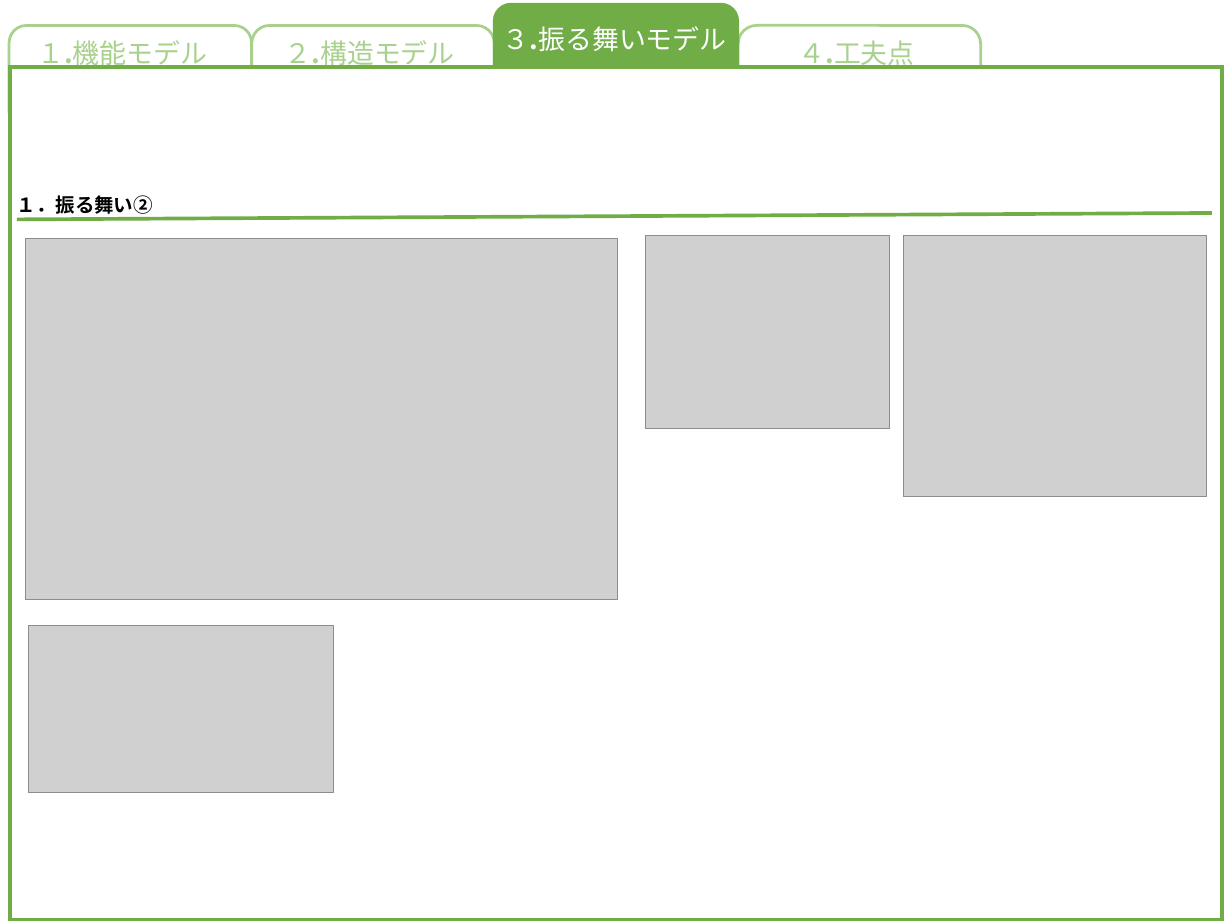
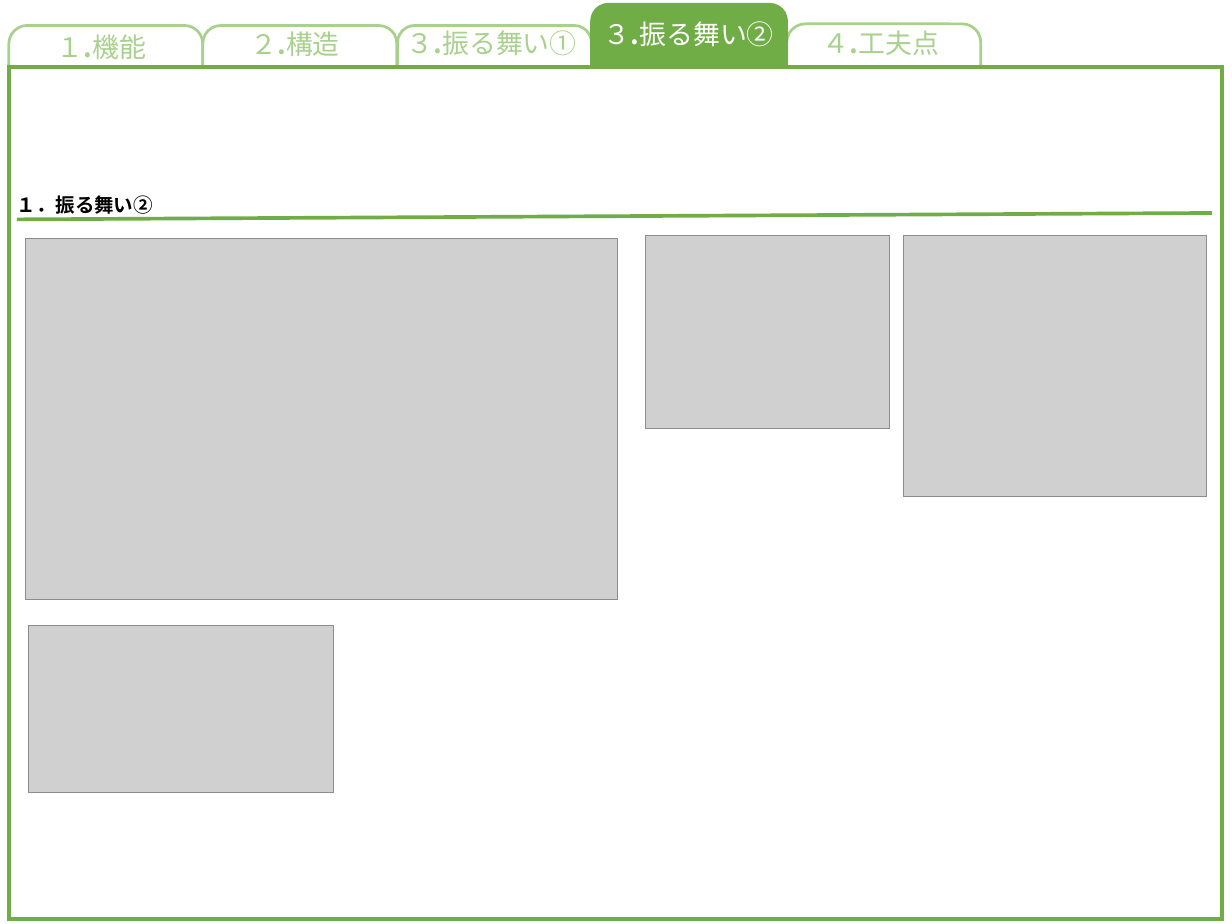
Before and after one commit to akita-lab-2019/model, a slide deck: slide 5 of model_file_template_primary.pptx. Drawn at 1232x924 pixels with LibreOffice and Linux fonts; fonts in the diff are those of the drawing; grey boxes stand for pictures. Boxes give left, top, right and bottom in pixels: in the first picture for what was removed or moved away, otherwise in the second. Text is boxed around its words. In the diff, an @@ line names an element or a change of style, - is before the commit and + after.

```diff
--- a/model_file_template_primary.pptx
+++ b/model_file_template_primary.pptx
@@ rounded rectangle resized from (x1=9, y1=26, x2=252, y2=129) to (x1=9, y1=26, x2=202, y2=136) @@
@@ rounded rectangle resized from (x1=252, y1=26, x2=495, y2=158) to (x1=203, y1=26, x2=397, y2=158) @@
@@ rounded rectangle added at (x1=398, y1=26, x2=591, y2=129), fill #FFFFFF, outline #A9D18E 2.25 pt @@
@@ text added at (x1=407, y1=25, x2=577, y2=55), 22 pt, text #A9D18E @@
+３.振る舞い①
@@ rounded rectangle resized from (x1=495, y1=4, x2=737, y2=122) to (x1=592, y1=4, x2=786, y2=122) @@
@@ text at (x1=604, y1=21, x2=774, y2=47): text changed @@
-３.振る舞いモデル
+３.振る舞い②
@@ rounded rectangle resized from (x1=738, y1=26, x2=981, y2=136) to (x1=787, y1=24, x2=980, y2=135) @@
@@ text "４.工夫点" rewrapped from (x1=798, y1=40, x2=914, y2=69) to (x1=823, y1=30, x2=939, y2=55) @@
@@ text at (x1=57, y1=34, x2=146, y2=59): text changed @@
-１.機能モデル
+１.機能
@@ text at (x1=251, y1=31, x2=340, y2=56): text changed @@
-２.構造モデル
+２.構造
```
Also in this commit, not shown: 3 other slides changed.
